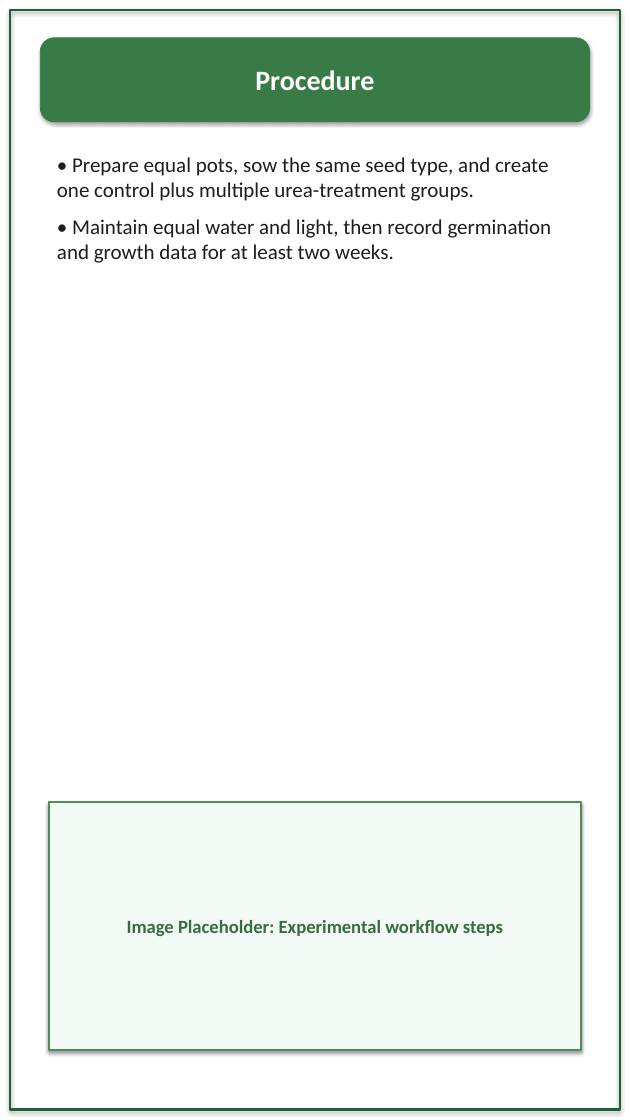
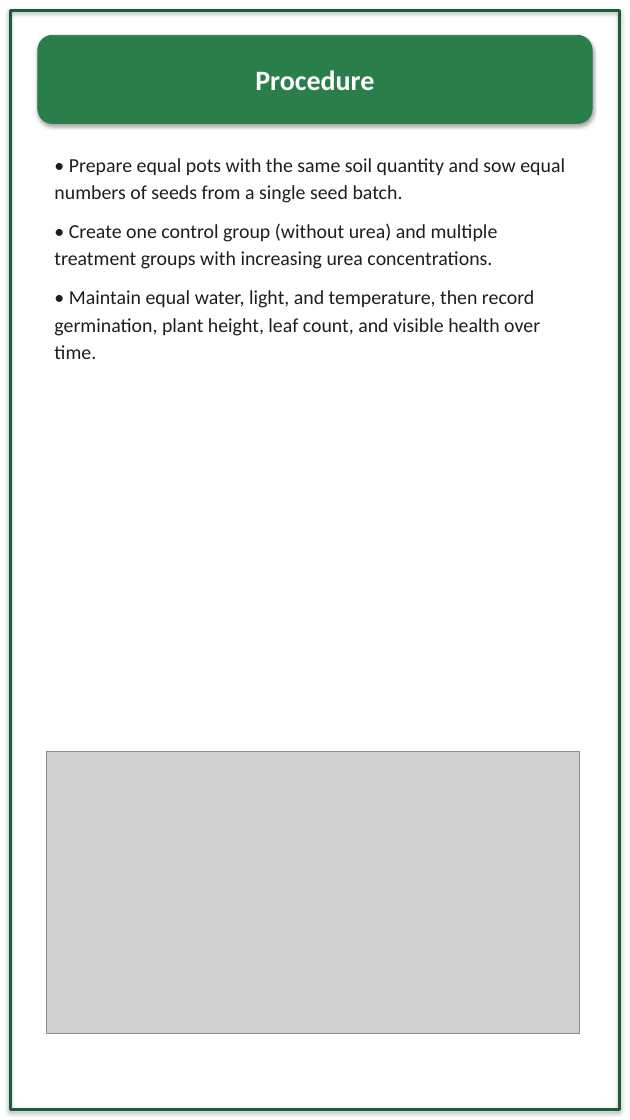
Before and after one commit to rpraut2008-stack/Vinsmoke, a slide deck: slide 19 of Effects_of_Urea_on_Plant_Growth.pptx. Drawn at 630x1120 pixels with LibreOffice and Linux fonts; fonts in the diff are those of the drawing; grey boxes stand for pictures. Boxes give left, top, right and bottom in pixels: in the first picture for what was removed or moved away, otherwise in the second. Text is boxed around its words. In the diff, an @@ line names an element or a change of style, - is before the commit and + after.

```diff
--- a/Effects_of_Urea_on_Plant_Growth.pptx
+++ b/Effects_of_Urea_on_Plant_Growth.pptx
@@ rectangle at <box>10,10,620,1110</box>: outline #1F5F3A 2.2 pt to #1D5C38 2.5 pt @@
@@ rounded rectangle "Procedure" at <box>38,35,592,123</box>: fill #397B47 to #2A7E49; outline #397B47 0.75 pt to #2A7E49 0.75 pt @@
@@ text at <box>54,158,565,359</box>: text changed; size 18 to 17 pt; text colour #1D1D1D to #1E1E1E @@
-• Prepare equal pots, sow the same seed type, and create one control plus multiple urea-treatment groups.
-• Maintain equal water and light, then record germination and growth data for at least two weeks.
+• Prepare equal pots with the same soil quantity and sow equal numbers of seeds from a single seed batch.
+• Create one control group (without urea) and multiple treatment groups with increasing urea concentrations.
+• Maintain equal water, light, and temperature, then record germination, plant height, leaf count, and visible health over time.
@@ picture added at <box>46,752,580,1033</box> @@
@@ rectangle removed at <box>49,802,581,1050</box> @@
-Image Placeholder: Experimental workflow steps
```
Also in this commit, not shown: 10 other slides changed, 12 slides added, 12 slides removed.
